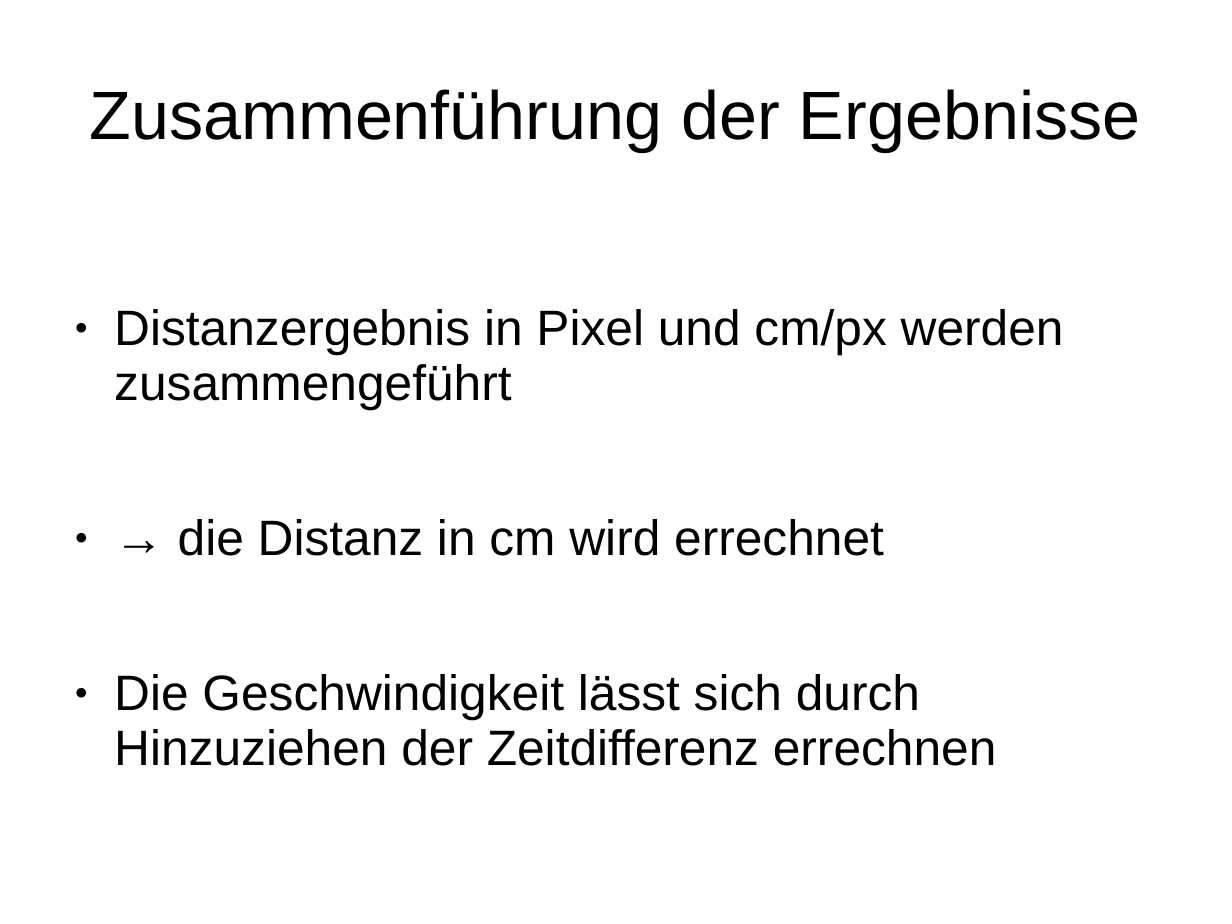
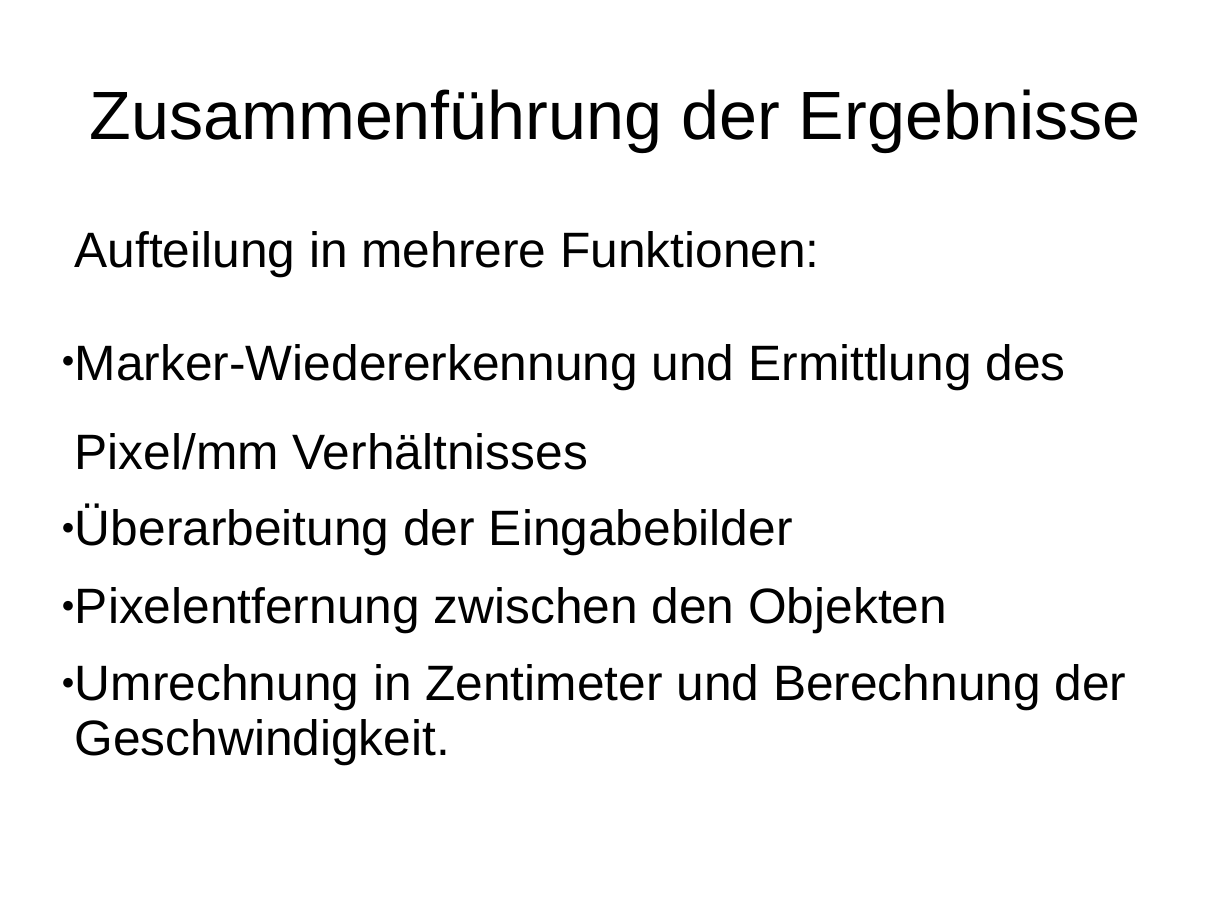
Before and after one commit to tpinetz/EDVBAG_C3, a slide deck: slide 6 of Documents/Zwischenpraesentation.ppt. Drawn at 1232x924 pixels with LibreOffice and Linux fonts; fonts in the diff are those of the drawing. Boxes give left, top, right and bottom in pixels: in the first picture for what was removed or moved away, otherwise in the second. Text is boxed around its words. In the diff, an @@ line names an element or a change of style, - is before the commit and + after.

```diff
--- a/Documents/Zwischenpraesentation.ppt
+++ b/Documents/Zwischenpraesentation.ppt
@@ text at (x1=75, y1=231, x2=1127, y2=765): text changed @@
-● Distanzergebnis in Pixel und cm/px werden zusammengeführt
-● → die Distanz in cm wird errechnet
-● Die Geschwindigkeit lässt sich durch Hinzuziehen der Zeitdifferenz errechnen
+Aufteilung in mehrere Funktionen:
+● Marker-Wiedererkennung und Ermittlung des Pixel/mm Verhältnisses
+● Überarbeitung der Eingabebilder
+● Pixelentfernung zwischen den Objekten
+● Umrechnung in Zentimeter und Berechnung der Geschwindigkeit.
```
Also in this commit, not shown: 5 other slides changed, 1 slide added, 1 slide removed.
